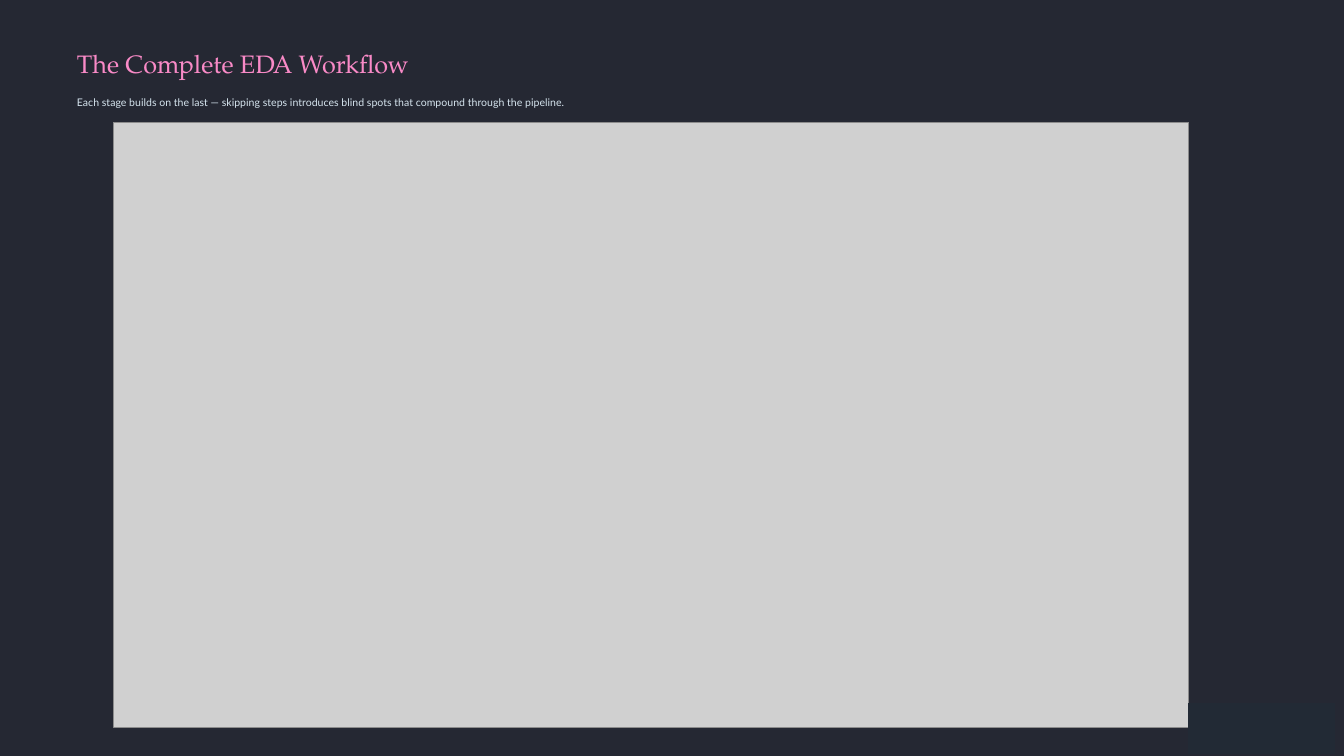
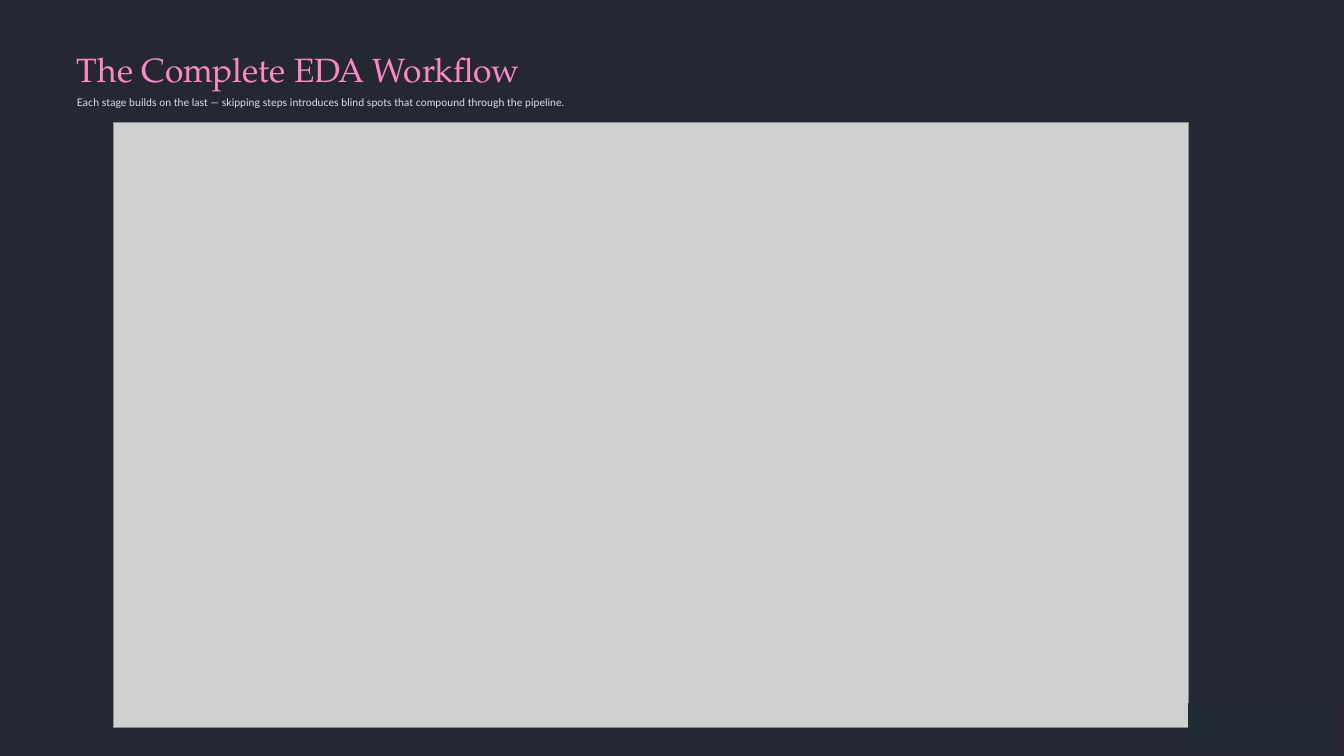
Before and after one commit to Hritikkumarmahto/Data-Science, a slide deck: slide 4 of Communacation/EDA.pptx. Drawn at 1344x756 pixels with LibreOffice and Linux fonts; fonts in the diff are those of the drawing; grey boxes stand for pictures; background and template pictures are left out. Boxes give left, top, right and bottom in pixels: in the first picture for what was removed or moved away, otherwise in the second. Text is boxed around its words. In the diff, an @@ line names an element or a change of style, - is before the commit and + after.

```diff
--- a/Communacation/EDA.pptx
+++ b/Communacation/EDA.pptx
@@ text "The Complete EDA Workflow" at (77, 57, 520, 92): size 18 to 24 pt @@
```
Also in this commit, not shown: 5 other slides changed, 13 other files.
